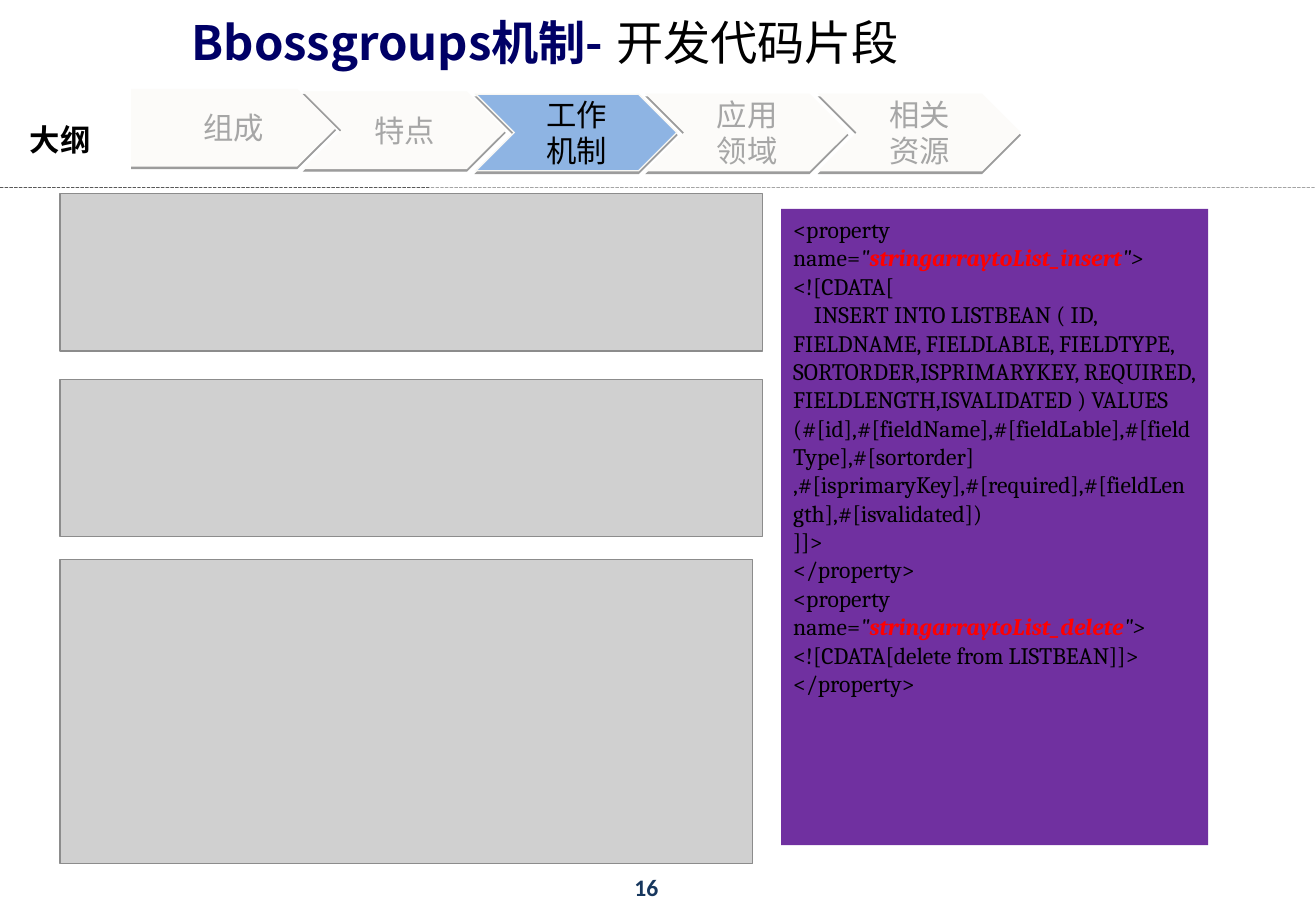
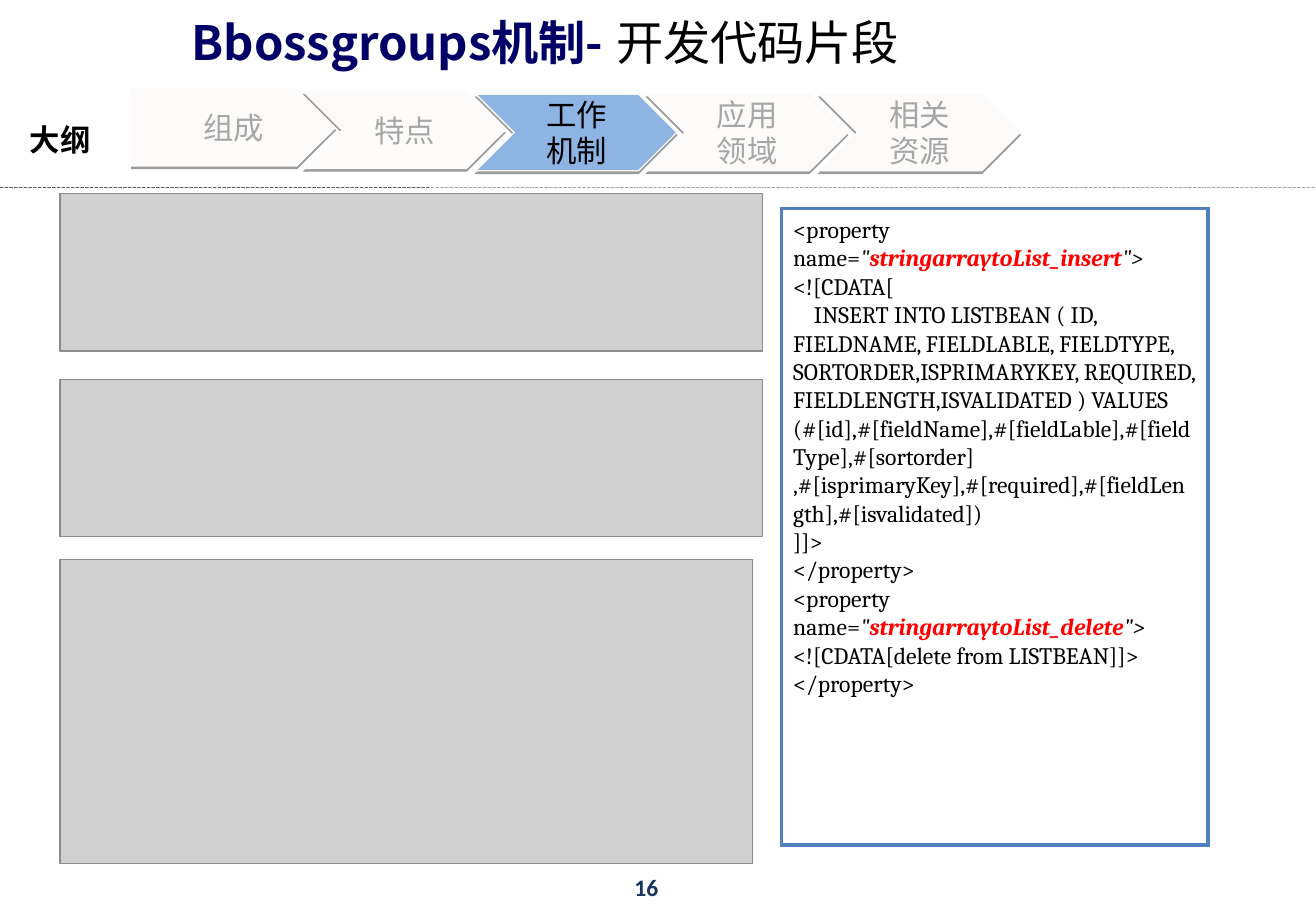
Before and after one commit to bbossgroups/bboss, a slide deck: slide 16 of 文档/J2EE-framework-bbossgroups-introduce.ppt. Drawn at 1316x911 pixels with LibreOffice and Linux fonts; fonts in the diff are those of the drawing; grey boxes stand for pictures; background and template pictures are left out. Boxes give left, top, right and bottom in pixels: in the first picture for what was removed or moved away, otherwise in the second. Text is boxed around its words. In the diff, an @@ line names an element or a change of style, - is before the commit and + after.

```diff
--- a/文档/J2EE-framework-bbossgroups-introduce.ppt
+++ b/文档/J2EE-framework-bbossgroups-introduce.ppt
@@ rectangle "<property name="stringarraytoList_insert">" at (781, 209, 1208, 845): fill #7030A0 to #FFFFFF; outline none to #4F81BD 2.01 pt @@
```
Also in this commit, not shown: 1 other slide changed, 30 other files.
